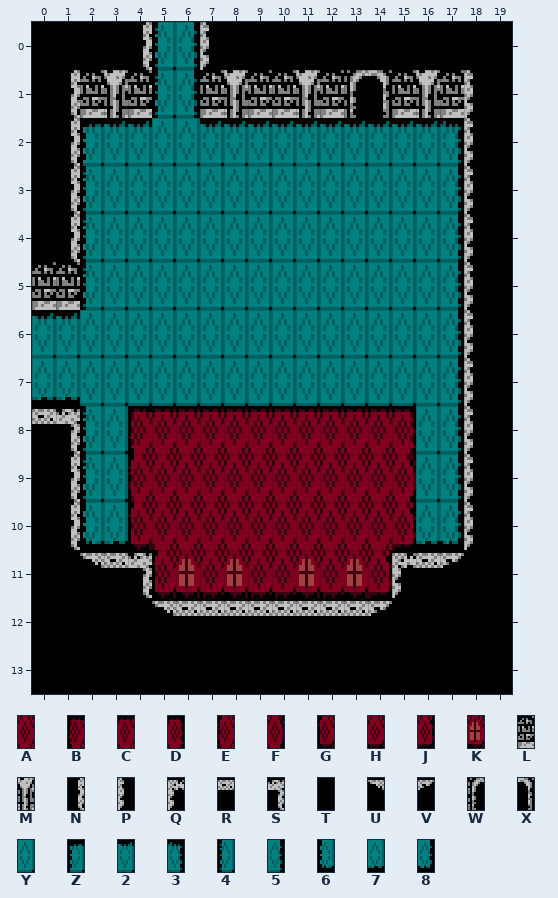
One commit to this Tiled map: tiled/castle_room_4.tmx. This is how it looked before the edit.
Cells are 8x16 px. Shown: x 0..19, y 0..13.
Key: from "castle_carpet": A 0, B 1, C 2, D 3, E 4, F 5, G 6, H 7, J 8, K 10; from "castle_stone": L 0, M 1, N 3, P 4, Q 5, R 6, S 7, T 8, U 9, V 10, W 11, X 12; from "castle_tile": Y 0, Z 1, 2 2, 3 3, 4 4, 5 5, 6 6, 7 7, 8 8.
_ is an empty cell.
Layer "Tile Layer 1" before, first column x 0:
 0 TTTTN45PTTTTTTTTTTTT
 1 TNLML45LMLLMLWXLMLPT
 2 TNZ22YY22222222223PT
 3 TN4YYYYYYYYYYYYYY5PT
 4 TN4YYYYYYYYYYYYYY5PT
 5 LL4YYYYYYYYYYYYYY5PT
 6 22YYYYYYYYYYYYYYY5PT
 7 77YYYYYYYYYYYYYYY5PT
 8 RS4YBCCCCCCCCCCDY5PT
 9 TN4YEAAAAAAAAAAFY5PT
10 TN67GAAAAAAAAAAJ78PT
11 TTURSGKHKHHKHKJQRVTT
12 TTTTTURRRRRRRRVTTTTT
13 TTTTTTTTTTTTTTTTTTTT
And afterwards:
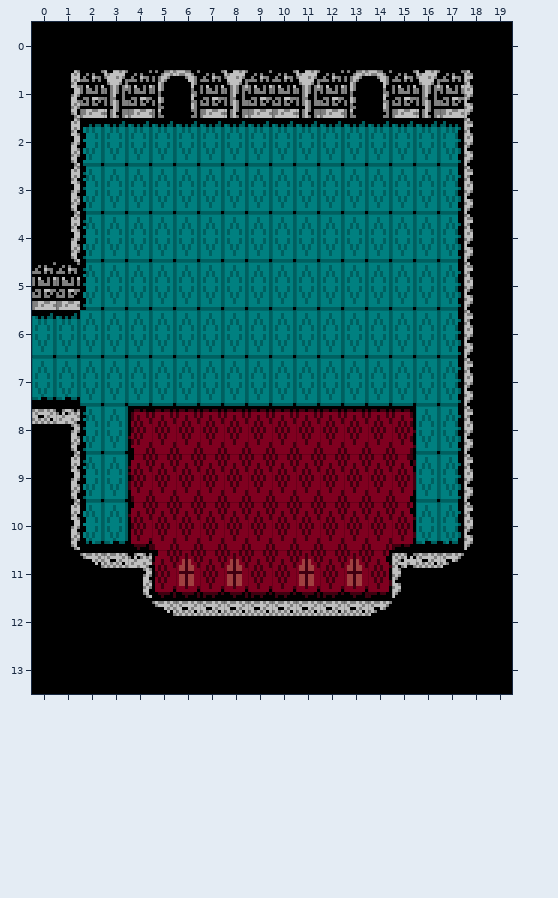
From old to new:
Changed rows in their new state; . is an unchanged cell.
Layer "Tile Layer 1":
first column x 4:
 0 TTTT
 1 .WX.
 2 .22.
